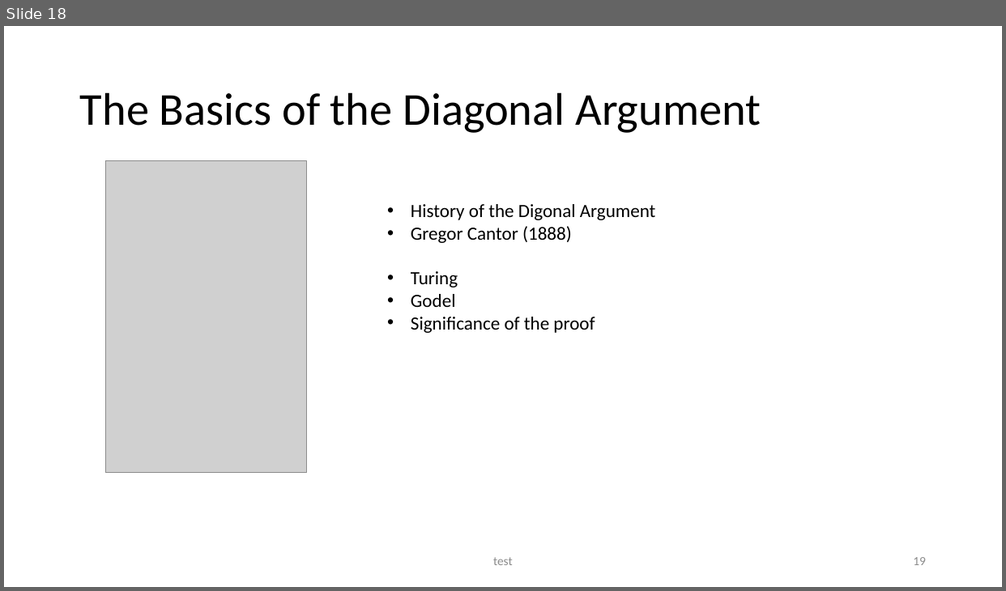
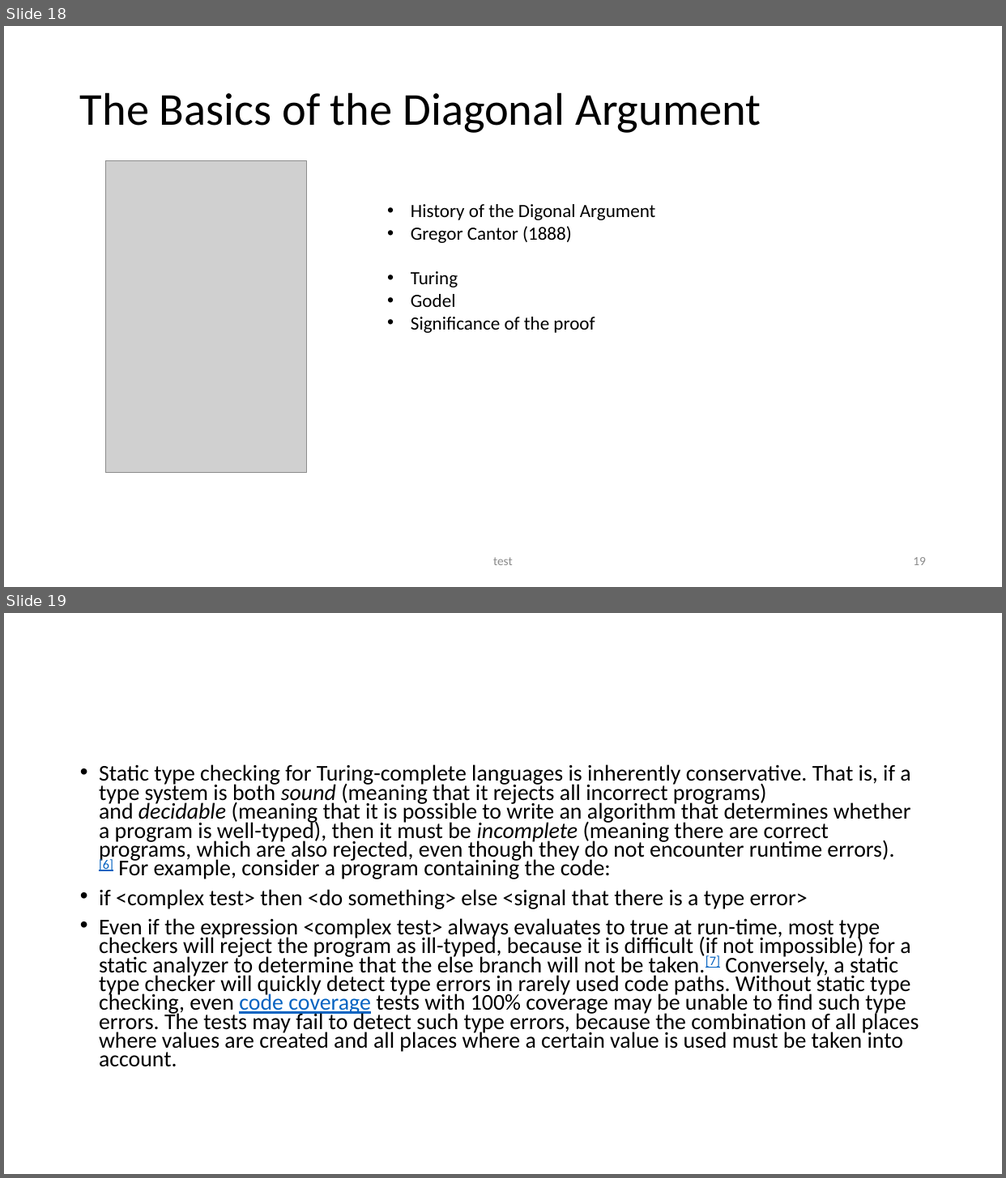
Before and after one commit to seanwestfall/algorithm_w_presentation, a slide deck: Presentation1.pptx. Shown one above the other, each under a label of ours: slide 18 before the commit, slides 18 and 19 after it. The pictures are 1006x591 and 1006x1178 pixels, drawn with LibreOffice and Linux fonts; fonts in the diff are those of the drawing; grey boxes stand for pictures. Boxes give left, top, right and bottom in pixels: in the first picture for what was removed or moved away, otherwise in the second. Text is boxed around its words. In the diff, an @@ line names an element or a change of style, - is before the commit and + after.

```diff
--- a/Presentation1.pptx
+++ b/Presentation1.pptx
@@ slide 19 added at box(4, 613, 1002, 1174), background #FFFFFF @@
@@ text added at box(99, 764, 919, 1067), 21.7 pt, text #000000 @@
+• Static type checking for Turing-complete languages is inherently conservative. That is, if a type system is both sound (meaning that it rejects all incorrect programs) and decidable (meaning that it is possible to write an algorithm that determines whether a program is well-typed), then it must be incomplete (meaning there are correct programs, which are also rejected, even though they do not encounter runtime errors).[6] For example, consider a program containing the code:
+• if <complex test> then <do something> else <signal that there is a type error>
+• Even if the expression <complex test> always evaluates to true at run-time, most type checkers will reject the program as ill-typed, because it is difficult (if not impossible) for a static analyzer to determine that the else branch will not be taken.[7] Conversely, a static type checker will quickly detect type errors in rarely used code paths. Without static type checking, even code coverage tests with 100% coverage may be unable to find such type errors. The tests may fail to detect such type errors, because the combination of all places where values are created and all places where a certain value is used must be taken into account.
```
Also in this commit, not shown: 3 slides changed, 1 other slide added, 1 slide removed.
